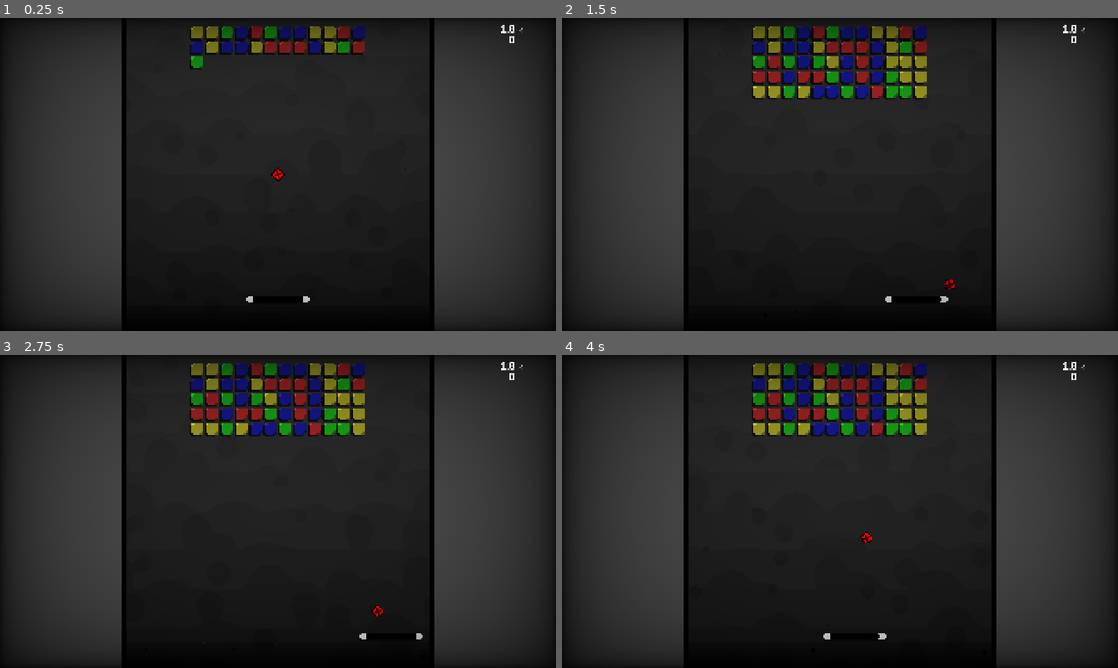
Above: before the commit, frames 1-4 (two rows, left to right).
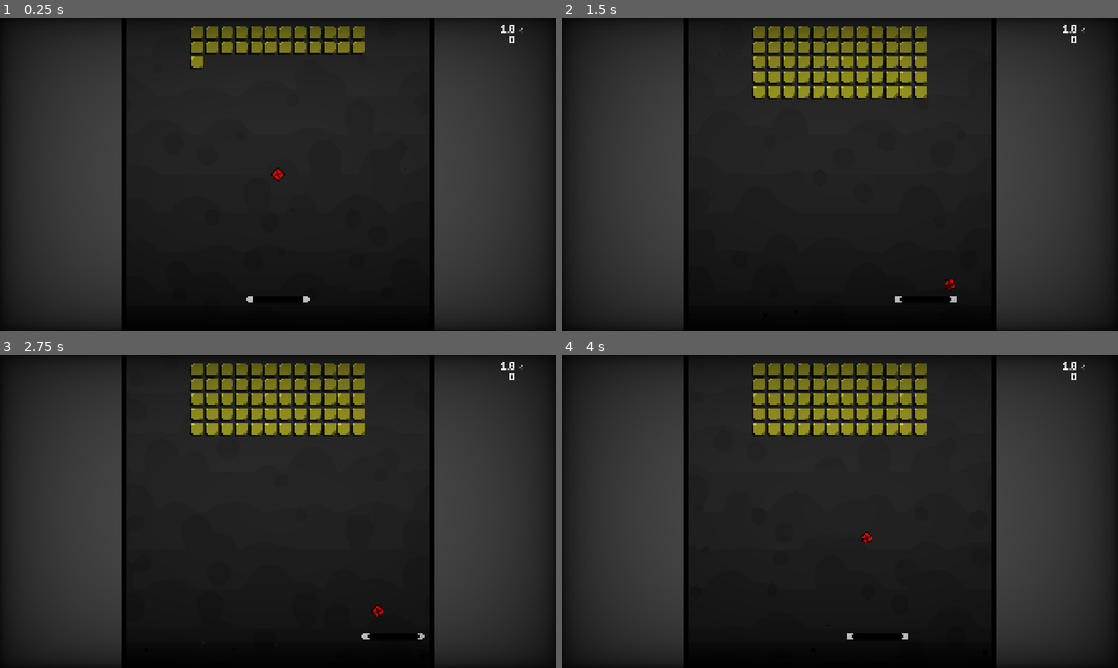
Above: after the commit, the same moments.

Repository: jardelguim/breakout
Game: Godot game, scene res://scenes/game.tscn
The game is run twice, just before and just after one commit, with the same random seed, the same clock (stepped at 60 frames per second) and the same inputs. Sound files missing from this copy of the repository are replaced by a short silence.
Inputs:
- Up to frame 1 (0.25 s): no input
- Up to frame 2 (1.5 s): hold D (move_right) 0.53-1.28 s; tap Space (launch) at 0.6, 1.35 s; hold A (move_left) from 1.28 s (still down)
- Up to frame 3 (2.75 s): release A (move_left) at 2.03 s; hold D (move_right) from 2.03 s (still down); tap Space (launch) at 2.1 s
- Up to frame 4 (4 s): tap Space (launch) at 2.85, 3.6 s; tap Enter at 3.5 s; release D (move_right) at 3.53 s; hold A (move_left) from 3.53 s (still down)

The runs differ from the first frame. In frame 1, 1.4% of the frame differs, in the area x 34-66%, y 2-16%; in frame 2, 3.3%, in the area x 34-71%, y 2-91%; in frame 3, 3.2%; in frame 4, 3.3%.

Commit message:
add speed power up

Diff:
--- a/project.godot
+++ b/project.godot
@@ -24,8 +24,8 @@
 InputManager="*uid://di8ypfk851lck"
 GameManager="*uid://bag5ndnhs6y24"
 ScoreCalculator="*uid://cbo3af8jqwdkr"
+SoundManager="*uid://bilbmlwmqfrdr"
 BrickData="*uid://c6ikmkgte335h"
-SoundManager="*uid://bilbmlwmqfrdr"
 
 [display]
 
--- a/src/brick.gd
+++ b/src/brick.gd
@@ -2,6 +2,8 @@
 
 @onready var collision: CollisionShape2D = $CollisionShape2D
 @onready var animation_player: AnimationPlayer = $AnimationPlayer
+
+signal power_up_event(power_up_type: String)
 
 var is_alive = true
 var multiplier_given : float
@@ -10,6 +12,7 @@
 var color : Color
 var texture
 var object_sound = SoundManager.brick_list
+var brick_powerup_type: String = "ordinary"
 
 func set_brick_type() -> void:
 	match brick_type:
@@ -18,30 +21,37 @@
 			color = Color.RED
 			multiplier_given = 0.1
 			texture = load("res://assets/sprites/bricks/red_brick.png")
+			brick_powerup_type = "NORMAL"
 
 		"GREEN":
 			score_given = 2
 			color = Color.GREEN
 			multiplier_given = 0.1
 			texture = load("res://assets/sprites/bricks/green_brick.png")
+			brick_powerup_type = "NORMAL"
 
 		"BLUE":
 			score_given = 1
 			color = Color.BLUE
 			multiplier_given = 0.1
 			texture = load("res://assets/sprites/bricks/blue_brick.png")
+			brick_powerup_type = "NORMAL"
 
 		"YELLOW":
 			score_given = 1
 			color = Color.YELLOW
 			multiplier_given = 0.1
 			texture = load("res://assets/sprites/bricks/yellow_brick.png")
+			brick_powerup_type = "SPEED"
 
 	%BrickSprite.texture = texture
 	modulate.a = 0.0
 
 func hit(ball_pos : Vector2):
 	'''Called when hit by ball'''
+	if is_alive:
+		power_up_event.emit(brick_powerup_type)
+
 	_apply_ball_impulse(ball_pos)
 	_play_hit_animation()
 	_change_collision_layer()
--- a/src/global/GameManager.gd
+++ b/src/global/GameManager.gd
@@ -1,9 +1,14 @@
 extends Node
 
 @onready var ball = get_node("/root/Game/SubViewport/Level1/Ball")
+@onready var paddle = get_node("/root/Game/SubViewport/Level1/Paddle")
+var speed_timer = Timer.new()
+
 
 func _ready() -> void:
 	InputManager.action_just_pressed.connect(_on_action_just_pressed)
+	speed_timer.timeout.connect(speed_over)
+	add_child(speed_timer)
 
 func _on_action_just_pressed(action : String , _delta : float) -> void:
 	match action:
@@ -23,3 +28,15 @@
 
 func toggle_pause_game():
 	get_tree().paused != get_tree().paused
+
+func speed_over():
+	paddle.SPEED = 200
+
+func on_powerup_event(powerup_type: String):
+	print("Event: ", powerup_type)
+	match powerup_type:
+		"NORMAL":
+			pass
+		"SPEED":
+			speed_timer.start(5)
+			paddle.SPEED = clamp(paddle.SPEED + 200, 200, 600)
--- a/src/global/utils/BrickData.gd
+++ b/src/global/utils/brick_data.gd
@@ -16,3 +16,8 @@
 	"BLUE",
 	"YELLOW"
 ]
+
+var brick_powerups: Array = [
+	"NORMAL",
+	"SPEED",
+]
--- a/src/grid.gd
+++ b/src/grid.gd
@@ -38,9 +38,11 @@
 				y_offset + line * brick_height
 			)
 			# Set brick type
-			new_brick.brick_type = BrickData.brick_types.pick_random()
+			new_brick.brick_type ="YELLOW"
 			new_brick.set_brick_type()
 			new_brick.position = pos
+			new_brick.power_up_event.connect(GameManager.on_powerup_event)
+
 			BrickData.bricks_array.append(new_brick)
 			brick_container.add_child(new_brick)
 
--- a/src/paddle.gd
+++ b/src/paddle.gd
@@ -1,8 +1,9 @@
 extends CharacterBody2D
 
-@export var SPEED := 250.0
+@export var SPEED := 200.0
 var color = Color.BLACK
 var object_sound = SoundManager.paddle_list
+var quick_mode_flag: bool = false
 
 func _ready() -> void:
 	InputManager.action_pressed.connect(_on_action_pressed)
Renamed: src/global/SoundManager.gd -> src/global/sound_manager.gd
Renamed: src/global/SoundManager.gd.uid -> src/global/sound_manager.gd.uid
Renamed: src/global/utils/BrickData.gd.uid -> src/global/utils/brick_data.gd.uid
